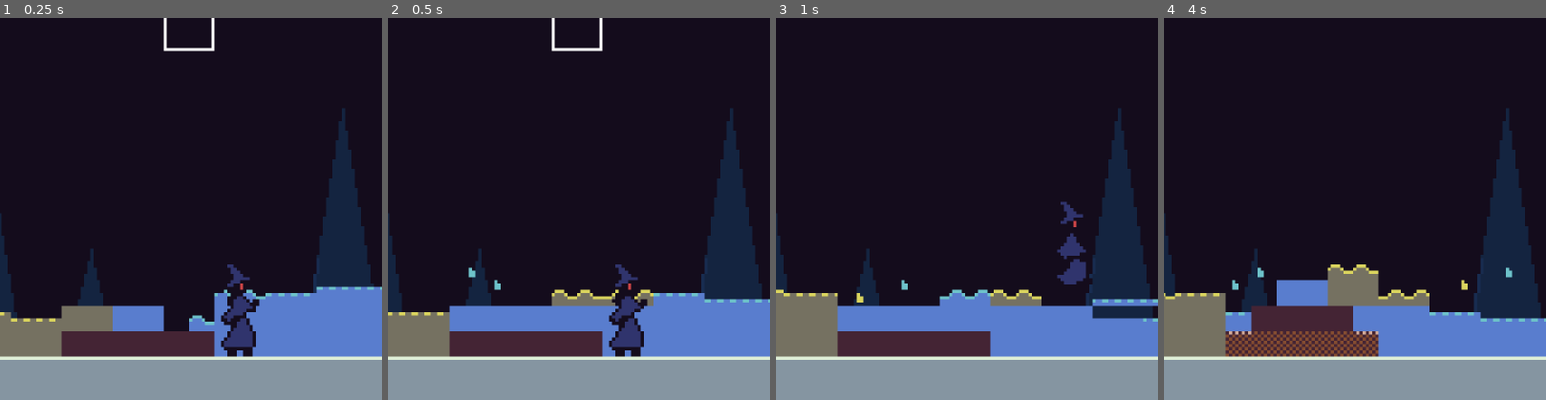
Above: before the commit, frames 1-4 (left to right).
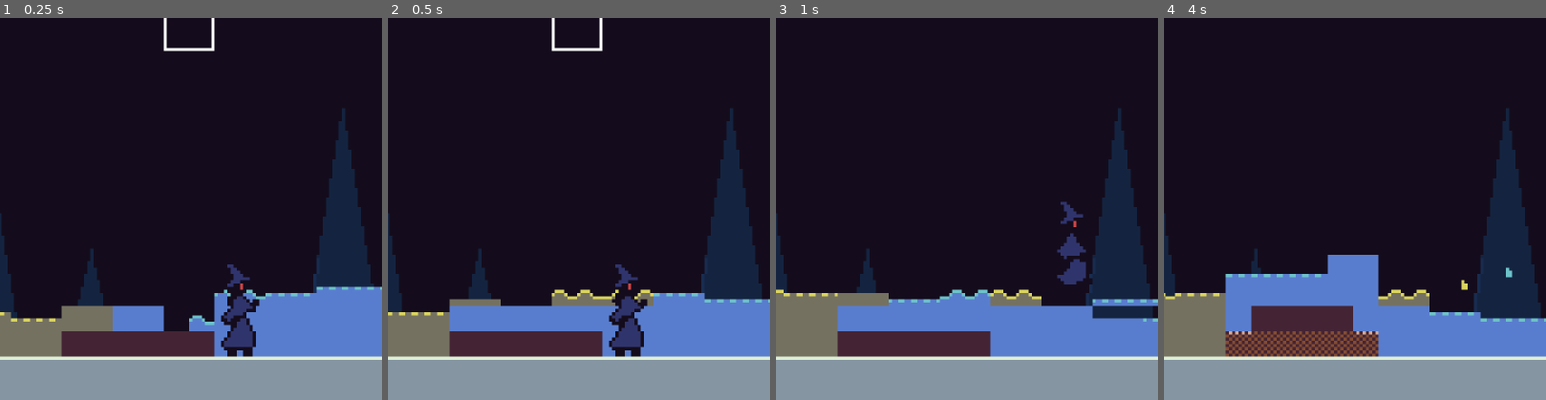
Above: after the commit, the same moments.

Repository: ssjmarx/witchgame
Game: Godot game, scene res://scenes/testing/test_witch.tscn
Same seed, same stepped clock (60 frames per second), same inputs: the game is played once before the commit and once after it. The project has no main scene, so this scene is started directly.
Inputs (mouse positions are % of the whole screen's width and height, from its top left):
- Up to frame 1 (0.25 s): no input
- Up to frame 2 (0.5 s): no input
- Up to frame 3 (1 s): tap Enter at 0.5 s; move the mouse to (72, 45) at 0.52 s; hold D from 0.53 s (still down); tap 1 at 0.6 s; click (72, 45) at 0.67 s; tap Space at 0.77 s; tap 2 at 0.8 s
- Up to frame 4 (4 s): move the mouse to (30, 55) at 1.27 s; tap 2 at 1.35 s; click (30, 55) at 1.42 s; tap Space at 1.52, 3.02, 3.77 s; tap 3 at 1.55, 2.1 s; move the mouse to (60, 28) at 2.02 s; release D at 2.03 s; hold A 2.03-2.78 s; click (60, 28) at 2.17 s; tap 4 at 2.3, 2.85 s; move the mouse to (45, 70) at 2.77 s; hold D from 2.78 s (still down); click (45, 70) at 2.92 s; tap 5 at 3.05, 3.6 s; move the mouse to (80, 65) at 3.52 s; click (80, 65) at 3.67 s; tap 6 at 3.8 s
The pictures show only the part of the screen within x 25-75%, y 49-99%; the shares and areas given below are measured in that part.

Frame 1 is identical in both runs. In frame 2, 0.4% of the frame differs, in the area x 16-30%, y 65-76%; in frame 3, 0.8%; in frame 4, 3.4%, in the area x 16-57%, y 62-78%.

Commit message:
fixed subtile liquid bounding

Diff:
--- a/scripts/render/liquids.gd
+++ b/scripts/render/liquids.gd
@@ -101,7 +101,7 @@
 	var mag := water.get_flow_mag(x, y)
 	var can_fall := stone.drains_v(x, y) and stone.edge_v_open(x, y + 1)
 	var below := i + stone.width if y < stone.height - 1 else -1
-	var below_full := below >= 0 and not stone.is_solid(x, y + 1) and _liquid_total(below) >= 240
+	var below_full := below >= 0 and not stone.is_solid(x, y + 1) and _below_full(below)
 	var supported := not can_fall or below_full
 	var dir := water.get_flow_dir(x, y)
 	var rapid := _rapid(dir, mag)
@@ -278,8 +278,13 @@
 		return 0   # a film pours no rain
 	if not (stone.drains_v(x, y - 1) and stone.edge_v_open(x, y)):
 		return 0   # the column above rests on something -- its rain already landed
-	var below_full := not stone.is_solid(x, y) and _liquid_total(a + stone.width) >= 240
+	var below_full := not stone.is_solid(x, y) and _below_full(a + stone.width)
 	return 0 if below_full else liq
+
+
+## The subtile-aware full read: the tile cannot accept one more LINE of liquid -- its pool total plus its solid subtiles' volume crosses the 240 line (so a stone, wood, or soil shelf raises the waterline's full mark with it) (world §9).
+func _below_full(b: int) -> bool:
+	return _liquid_total(b) + 64 * TilePacket.POPCOUNT[pk.occlusion_bits(b)] >= 240
 
 ## The kind for a draw: the dry-gap replay override while a banked picture plays out, else the live read.
 func _kind_now(i: int, liq: int) -> String:
Not shown, changed: docs/PROJECT_MAP.md
Not shown, changed: docs/dev_log.md
